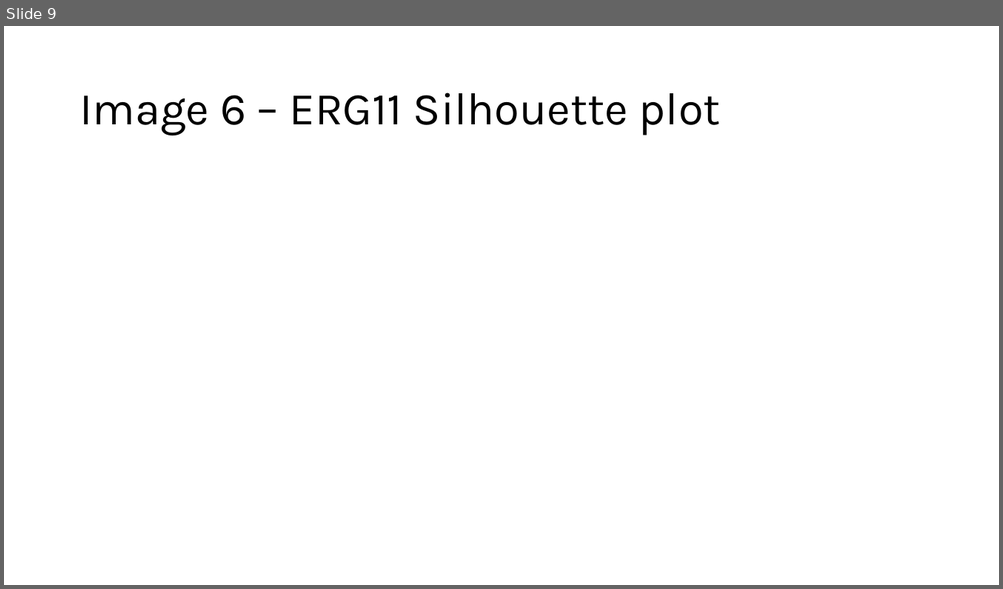
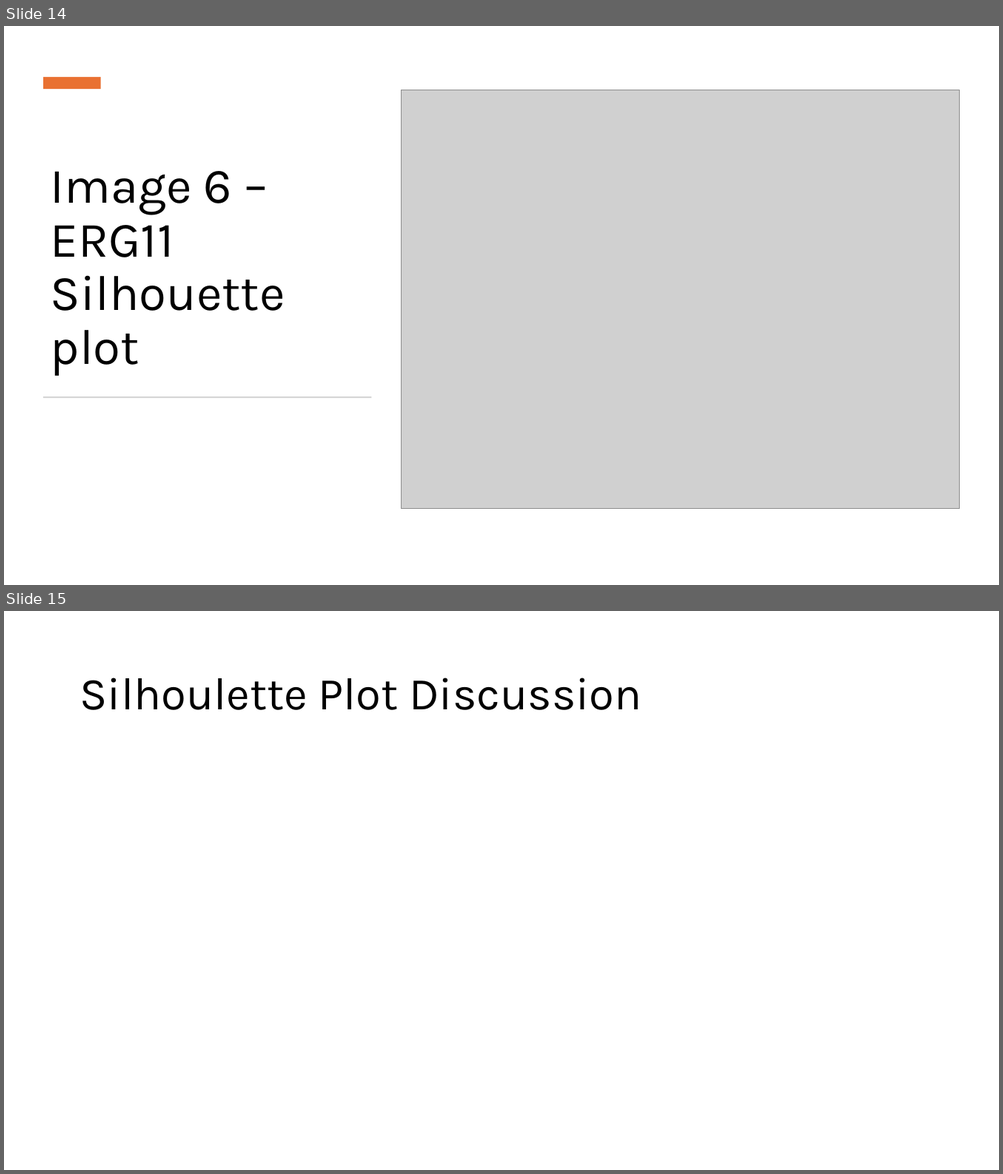
Before and after one commit to snsaiphoo/binf6210_assignment4, a slide deck: doc/Candida Comparison.pptx. Shown one above the other, each under a label of ours: slide 9 before the commit, slides 14 and 15 after it. The pictures are 1003x589 and 1003x1174 pixels, drawn with LibreOffice and Linux fonts; fonts in the diff are those of the drawing; grey boxes stand for pictures. Boxes give left, top, right and bottom in pixels: in the first picture for what was removed or moved away, otherwise in the second. Text is boxed around its words. In the diff, an @@ line names an element or a change of style, - is before the commit and + after.

```diff
--- a/doc/Candida Comparison.pptx
+++ b/doc/Candida Comparison.pptx
@@ slide 15 added at bbox=[4, 611, 999, 1170], background #FFFFFF @@
@@ title added at bbox=[79, 678, 641, 710], 44 pt, text #000000 @@
+Silhoulette Plot Discussion
@@ what was slide 9 is now slide 14 @@
@@ slide 14 changed as well @@
@@ rectangle added at bbox=[43, 77, 101, 89], fill #E97132 @@
@@ picture added at bbox=[401, 90, 960, 509] @@
@@ title "Image 6 – ERG11 Silhouette ...": place and size @@
-title "Image 6 – ERG11 Silhouette ..." at bbox=[79, 93, 720, 136]
+title "Image 6 – ERG11 Silhouette ..." at bbox=[51, 171, 285, 376]
@@ title "Image 6 – ERG11 Silhouette ..." at bbox=[51, 171, 285, 376]: size 44 to 48 pt; vertical alignment middle to bottom @@
@@ rectangle added at bbox=[43, 397, 372, 398], fill #D5D5D5 @@
```
Also in this commit, not shown: 8 other slides changed, 10 other slides added, 1 slide removed, 18 other files.
